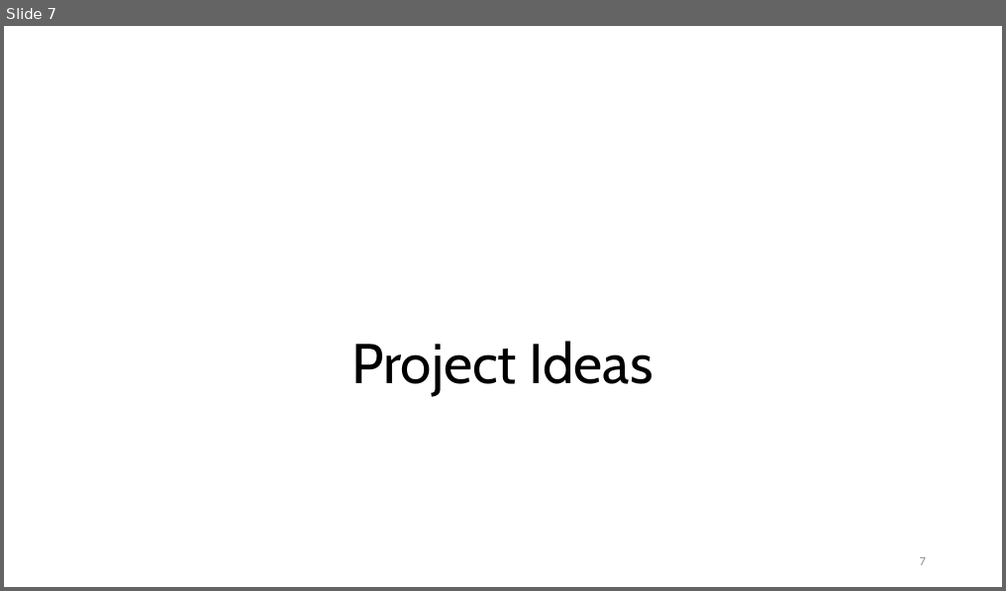
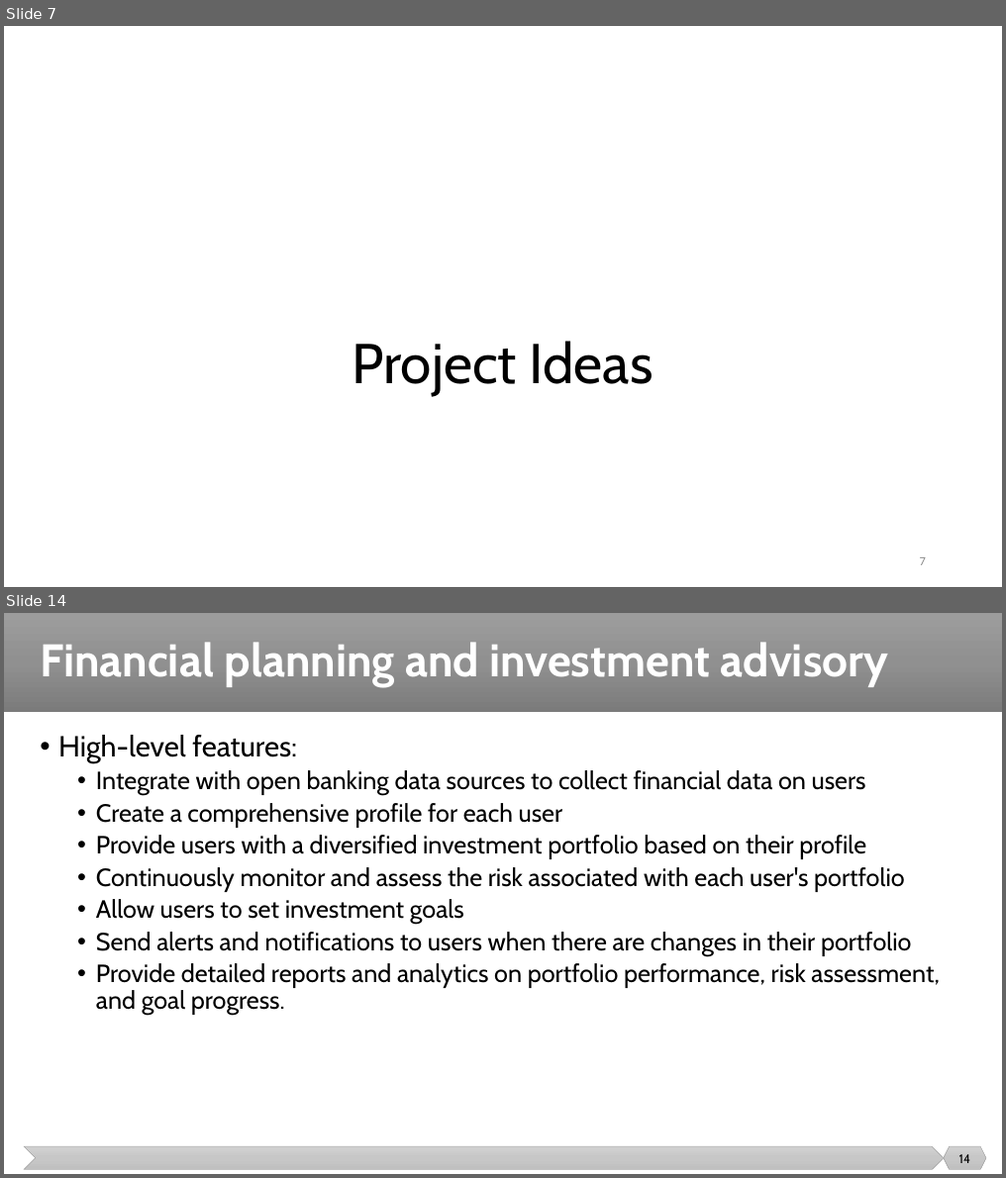
Before and after one commit to malenezi/malenezi, a slide deck: SE499/Lectures/2/Projects.pptx. Shown one above the other, each under a label of ours: slide 7 before the commit, slides 7 and 14 after it; the slides between them are not shown. The pictures are 1006x591 and 1006x1178 pixels, drawn with LibreOffice and Linux fonts; fonts in the diff are those of the drawing. Boxes give left, top, right and bottom in pixels: in the first picture for what was removed or moved away, otherwise in the second. Text is boxed around its words. In the diff, an @@ line names an element or a change of style, - is before the commit and + after.

Commit message:
2024

```diff
--- a/SE499/Lectures/2/Projects.pptx
+++ b/SE499/Lectures/2/Projects.pptx
@@ slide 14 added at [4,613,1002,1174], background #FFFFFF @@
@@ rectangle added at [4,613,1002,712], fill gradient #9D9D9D to #909090 to #7C7C7C @@
@@ title added at [40,642,888,687], 44 pt, text #FFFFFF, bold @@
+Financial planning and investment advisory
@@ text added at [58,735,940,1015], 24 pt, text #000000 @@
+• High-level features:
+  • Integrate with open banking data sources to collect financial data on users
+  • Create a comprehensive profile for each user
+  • Provide users with a diversified investment portfolio based on their profile
+  • Continuously monitor and assess the risk associated with each user's portfolio
+  • Allow users to set investment goals
+  • Send alerts and notifications to users when there are changes in their portfolio
+  • Provide detailed reports and analytics on portfolio performance, risk assessment, and goal progress.
@@ chevron added at [24,1147,944,1170], fill gradient #D2D2D2 to #C8C8C8 to #C0C0C0, outline #A5A5A5 0.5 pt @@
@@ hexagon added at [944,1147,986,1170], fill gradient #D2D2D2 to #C8C8C8 to #C0C0C0, outline #A5A5A5 0.5 pt @@
@@ page number added at [959,1155,970,1163], 12 pt, text #000000 @@
+14
```
Also in this commit, not shown: 10 slides changed, 13 other slides added, 6 slides removed.
